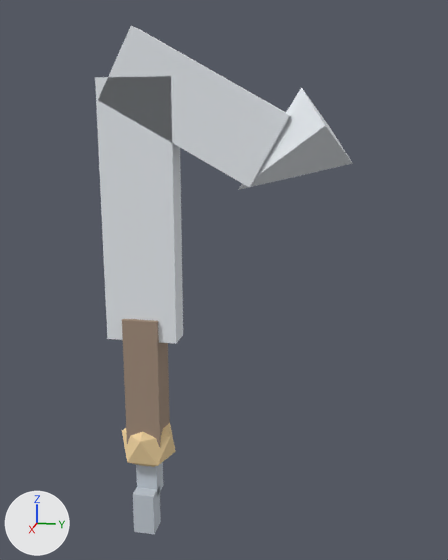
The glTF model assets/models/weapon_blades.glb as it was, and as the next commit left it.
Before and after are seen from a camera (50 mm lens) standing at (1.279, 0.437, 0.581) and looking at (-0.011, 0.179, 0.259). The axes (+X, +Y, +Z) are drawn at lower left. The lights are the same throughout. The older version comes first. Where no turn or scale is listed for an object, it has been applied to the vertices. Vertices at exactly the same position are counted once.

In view in the first picture: 'blade', 'grip', 'hook', 'hook_tip', 'link_a', 'link_b', 'ring'.
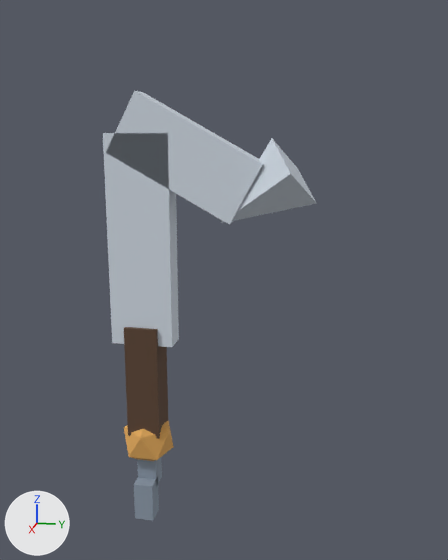
Pixel boxes (x1, y1, x2, y2) of what changed, in the pictures (448 x 560 px):
'blade', recoloured, moved, rescaled (13% narrower, 20% shorter): before (95, 76, 183, 344); after (103, 133, 179, 347)
'hook', recoloured, reshaped (19% narrower, 17% shorter): before (98, 26, 290, 188); after (107, 91, 263, 225)
'hook_tip', recoloured, reshaped, moved (16% narrower, 17% shorter): before (238, 88, 353, 190); after (221, 139, 317, 223)
'grip', recoloured, rescaled (8% narrower, 12% shorter): before (122, 319, 170, 447); after (124, 327, 168, 439)
'ring', recoloured, rescaled (beige to orange, 7% narrower, 7% shorter): before (122, 423, 176, 467); after (124, 420, 174, 461)
'link_b', recoloured, moved, rescaled (10% narrower, 10% shorter): before (133, 485, 161, 534); after (134, 477, 159, 521)
'link_a', recoloured, moved, rescaled (7% narrower, 14% shorter): before (136, 462, 163, 497); after (137, 457, 162, 487)

What changed in the scene script:
```text
Change mat_wpn_grip:
    mat_wpn_grip.base_color: (0.357, 0.263, 0.196) -> (0.105, 0.0561, 0.0319)  # beige #a18c7a -> brown #5b4332
Change mat_wpn_gold:
    mat_wpn_gold.base_color: (0.878, 0.659, 0.353) -> (0.745, 0.392, 0.102)  # beige #f1d4a0 -> orange #e0a85a
Change mat_wpn_steel_dark:
    mat_wpn_steel_dark.base_color: (0.541, 0.592, 0.651) -> (0.254, 0.309, 0.381)  # light grey #c2cad3 -> greyish blue #8a97a6
Change mat_wpn_steel:
    mat_wpn_steel.base_color: (0.812, 0.847, 0.886) -> (0.624, 0.687, 0.761)  # white #e9edf2 -> light grey #cfd8e2
Change me_cube:
    remove me_cube.from_pydata(...)  # 8 vertices, 12 faces; spans x -0.04..0.04, y -0.04..0.04, z -0.13..0.17
    add me_cube.from_pydata(...)  # 8 vertices, 12 faces; spans x -0.038..0.038, y -0.038..0.038, z -0.11..0.15
    me_cube part 1: the whole mesh is scaled about its middle by (0.938, 0.938, 0.867)
Change me_icosphere:
    remove me_icosphere.from_pydata(...)  # 12 vertices, 20 faces; spans x -0.0626..0.0626, y -0.0595..0.0595, z -0.21..-0.07
    add me_icosphere.from_pydata(...)  # 12 vertices, 20 faces; spans x -0.0581..0.0581, y -0.0553..0.0553, z -0.195..-0.065
    me_icosphere part 2: the whole mesh is scaled about the mesh origin by 0.929
Change me_cube_001:
    remove me_cube_001.from_pydata(...)  # 8 vertices, 12 faces; spans x -0.025..0.025, y -0.025..0.025, z -0.27..-0.17
    add me_cube_001.from_pydata(...)  # 8 vertices, 12 faces; spans x -0.0225..0.0225, y -0.0225..0.0225, z -0.245..-0.155
    me_cube_001 part 3: the whole mesh is scaled about its middle by 0.9, then moved by (0.0, 0.0, 0.02)
Change me_cube_002:
    remove me_cube_002.from_pydata(...)  # 8 vertices, 12 faces; spans x 0.005..0.055, y -0.025..0.025, z -0.35..-0.25
    add me_cube_002.from_pydata(...)  # 8 vertices, 12 faces; spans x 0.0075..0.0525, y -0.0225..0.0225, z -0.315..-0.225
    me_cube_002 part 4: the whole mesh is scaled about its middle by 0.9, then moved by (0.0, 0.0, 0.03)
Change me_cube_003:
    remove me_cube_003.from_pydata(...)  # 8 vertices, 12 faces; spans x -0.03..0.03, y -0.08..0.08, z 0.12..0.68
    add me_cube_003.from_pydata(...)  # 8 vertices, 12 faces; spans x -0.027..0.027, y -0.07..0.07, z 0.11..0.57
    me_cube_003 part 5: the whole mesh is scaled about its middle by (0.917, 0.875, 0.821), then moved by (0.0, 0.0, -0.06)
Change me_cube_004:
    remove me_cube_004.from_pydata(...)  # 8 vertices, 12 faces; spans x -0.03..0.03, y -0.076..0.316, z 0.463..0.777
    add me_cube_004.from_pydata(...)  # 8 vertices, 12 faces; spans x -0.027..0.027, y -0.065..0.265, z 0.387..0.653
    me_cube_004 part 6
    me_cube_004.vertices[0].co: (-0.03, -0.076, 0.636) -> (-0.027, -0.065, 0.53)
    me_cube_004.vertices[1].co: (-0.03, 0.0, 0.777) -> (-0.027, 0.002, 0.653)  # pixel (140, 30) -> pixel (143, 92)
    me_cube_004.vertices[2].co: (-0.03, 0.24, 0.463) -> (-0.027, 0.198, 0.387)  # not seen -> pixel (234, 220)
    me_cube_004.vertices[3].co: (-0.03, 0.316, 0.604) -> (-0.027, 0.265, 0.51)
    me_cube_004.vertices[4].co: (0.03, -0.076, 0.636) -> (0.027, -0.065, 0.53)  # pixel (97, 99) -> pixel (105, 152)
    me_cube_004.vertices[5].co: (0.03, 0.0, 0.777) -> (0.027, 0.002, 0.653)  # pixel (131, 25) -> pixel (134, 90)
    me_cube_004.vertices[6].co: (0.03, 0.24, 0.463) -> (0.027, 0.198, 0.387)  # pixel (249, 187) -> pixel (229, 224)
    me_cube_004.vertices[7].co: (0.03, 0.316, 0.604) -> (0.027, 0.265, 0.51)  # pixel (289, 115) -> pixel (262, 164)
Change me_cone:
    remove me_cone.from_pydata(...)  # 5 vertices, 6 faces; spans x -0.09..0.09, y -0.089..0.142, z -0.065..0.137
    add me_cone.from_pydata(...)  # 5 vertices, 6 faces; spans x -0.08..0.08, y -0.077..0.124, z -0.056..0.121
    me_cone part 7
    me_cone.vertices[0].co: (0.0, 0.036, 0.137) -> (0.0, 0.03, 0.121)  # pixel (301, 87) -> pixel (271, 138)
    me_cone.vertices[1].co: (0.09, 0.089, 0.065) -> (0.08, 0.077, 0.056)  # pixel (325, 125) -> pixel (290, 173)
    me_cone.vertices[2].co: (0.0, 0.142, -0.008) -> (0.0, 0.124, -0.009)  # pixel (352, 163) -> pixel (316, 203)
    me_cone.vertices[3].co: (-0.09, 0.089, 0.065) -> (-0.08, 0.077, 0.056)  # pixel (328, 125) -> pixel (297, 168)
    me_cone.vertices[4].co: (0.0, -0.089, -0.065) -> (0.0, -0.077, -0.056)  # pixel (238, 190) -> pixel (220, 223)
Change ob_hook_tip:
    ob_hook_tip.location: (0.0, 0.3, 0.52) -> (0.0, 0.25, 0.44)
```
